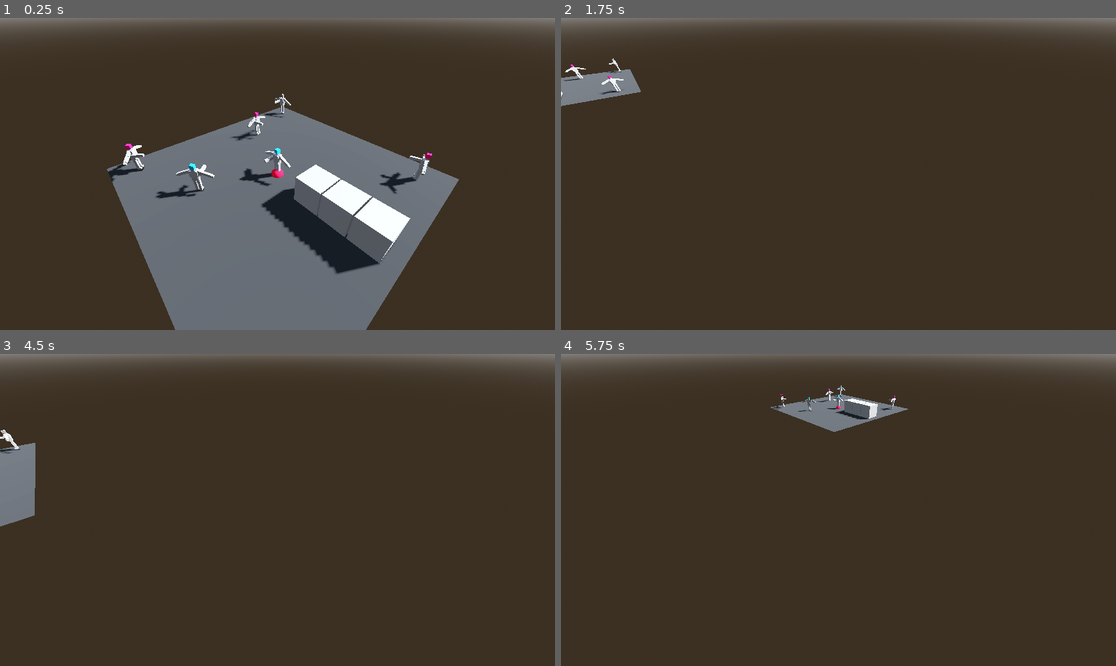
Above: before the commit, frames 1-4 (two rows, left to right).
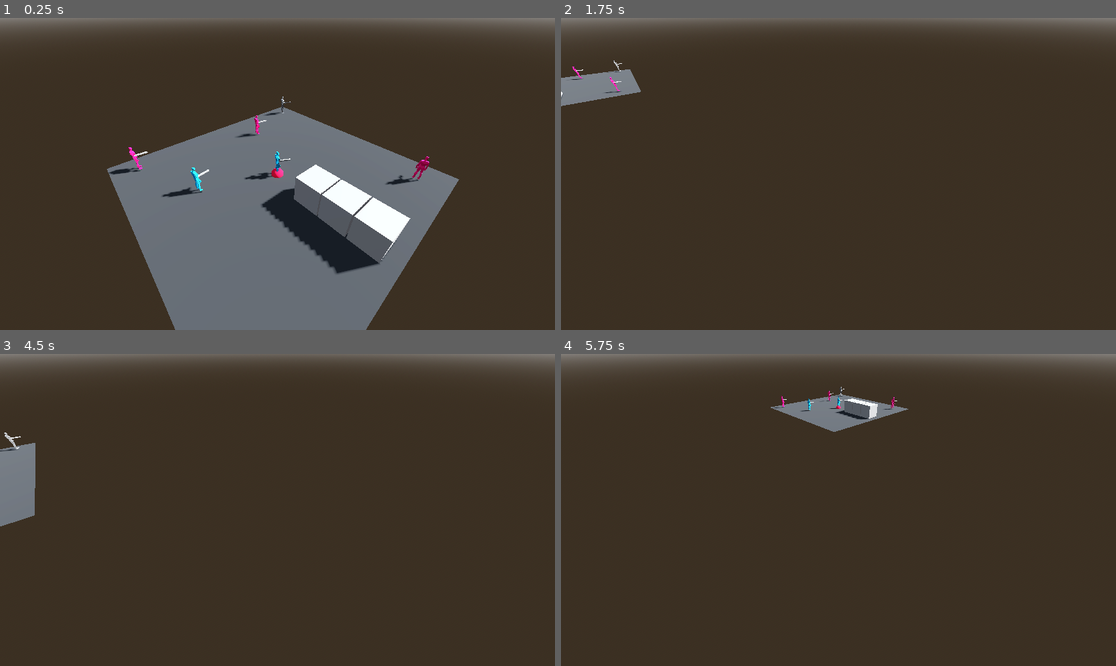
Above: after the commit, the same moments.

Repository: Nordtwig/metrotopia-combat
Game: Godot game, scene res://main.tscn
The game is run twice, just before and just after one commit, with the same random seed, the same clock (stepped at 60 frames per second) and the same inputs.
Inputs (mouse positions are in pixels of both pictures, inside the frame that each line leads up to):
- Up to frame 1 (0.25 s): no input
- Up to frame 2 (1.75 s): tap Enter (ui_accept) at 0.5, 0.77, 1.52 s; move the mouse to (960, 158) at 0.52 s; press the mouse at (960, 158) at 0.53 s; hold D (pan_right) 0.53-1.28 s; move the mouse to (727, 189) at 1.27 s; release the mouse at (727, 189) at 1.28 s; hold S (pan_backward) from 1.28 s (still down); right-click (727, 189) at 1.35 s
- Up to frame 3 (4.5 s): move the mouse to (333, 441) at 2.02 s; release S (pan_backward) at 2.03 s; hold D (pan_right) 2.03-2.78 s; hold Shift (shift_modifier) 2.03-2.78 s; move the mouse to (249, 572) at 2.77 s; hold W (pan_forward) 2.78-3.53 s; click (249, 572) at 2.85 s; tap Enter (ui_accept) at 3.02, 3.5, 3.77, 4.25 s; move the mouse to (444, 556) at 3.52 s; hold Right mouse button (right_click) 3.53-4.28 s; hold A (pan_left) from 3.53 s (still down); move the mouse to (111, 463) at 4.27 s; tap Shift (shift_modifier) at 4.35 s
- Up to frame 4 (5.75 s): tap Enter (ui_accept) at 4.52 s; move the mouse to (866, 510) at 5.02 s; release A (pan_left) at 5.03 s; press the mouse at (866, 510) at 5.03 s; hold S (pan_backward) from 5.03 s (still down)

The runs differ from the first frame. In frame 1, 1.4% of the frame differs, in the area x 19-78%, y 24-58%; in frame 2, 0.2%; in frame 3, less than 0.1%; in frame 4, 0.2%.

Commit message:
add humanoid model and animations, fix movement finished early return

Diff:
--- a/actor.gd
+++ b/actor.gd
@@ -27,9 +27,9 @@
 @onready var muzzle_marker: Marker3D = get_node("Rifle/MuzzleMarker")
 @onready var muzzle_raycast: RayCast3D = get_node("Rifle/RayCast3D")
 @onready var gun_cycle_timer: Timer = get_node("Rifle/GunCycleTimer")
-@onready var animation_player: AnimationPlayer = get_node("AnimationPlayer")
+@onready var anim_tree: AnimationTree = get_node("AnimationTree")
 @onready var hitbox_component: HitboxComponent = get_node("HitboxComponent")
-@onready var model_mesh: MeshInstance3D = get_node("Model/HeadMesh")
+@onready var model_mesh: MeshInstance3D = get_node("Model2/Armature/Skeleton3D/Cube")
 
 
 func _ready() -> void:
@@ -40,6 +40,7 @@
 
 	nav_agent.velocity_computed.connect(_on_velocity_computed)
 	gun_cycle_timer.timeout.connect(_on_gun_cycle_timer_timeout)
+	nav_agent.navigation_finished.connect(_on_navigation_finished)
 	Events.actor_died.connect(_on_actor_died)
 	Events.clickable_clicked.connect(_on_clickable_clicked)
 
@@ -68,6 +69,13 @@
 
 	if _target:
 		_face_target(delta)
+	else:
+		var position_2d: Vector2 = Vector2(global_position.x, global_position.z)
+		var target_position_2d: Vector2 = Vector2(nav_agent.get_next_path_position().x, nav_agent.get_next_path_position().z)
+		var direction_to_face = -(position_2d - target_position_2d)
+		rotation.y = lerp_angle(rotation.y, atan2(direction_to_face.x, direction_to_face.y), delta / 0.15)
+
+	anim_tree.set("parameters/BlendSpace1D/blend_position", velocity.length() / _movement_speed)
 
 	if nav_agent.is_navigation_finished():
 		return
@@ -78,6 +86,7 @@
 		nav_agent.set_velocity(new_velocity)
 	else:
 		_on_velocity_computed(new_velocity)
+
 
 
 func _face_target(delta: float) -> void:
@@ -123,7 +132,6 @@
 func _die() -> void:
 	if actor_state != STATE.DEAD:
 		actor_state = STATE.DEAD
-		animation_player.play("die")
 		Events.actor_died.emit(self)
 		velocity = Vector3.ZERO
 		$Rifle.visible = false
@@ -164,3 +172,7 @@
 
 	_set_selected_indicator(true)
 	Events.playable_actor_selected.emit(self)
+
+
+func _on_navigation_finished() -> void:
+	velocity = Vector3.ZERO
--- a/actor.tscn
+++ b/actor.tscn
@@ -1,9 +1,10 @@
-[gd_scene load_steps=25 format=3 uid="uid://c5kqo4s4wkjd5"]
+[gd_scene load_steps=17 format=3 uid="uid://c5kqo4s4wkjd5"]
 
 [ext_resource type="Script" path="res://actor.gd" id="1_myqgh"]
 [ext_resource type="PackedScene" uid="uid://dgrssvrpv4sjq" path="res://bullet.tscn" id="2_e0vk7"]
 [ext_resource type="PackedScene" uid="uid://cu880p0tpneo2" path="res://health_component.tscn" id="3_wcl3b"]
 [ext_resource type="PackedScene" uid="uid://bb4vjtpos5oxw" path="res://hitbox_component.tscn" id="4_jgko4"]
+[ext_resource type="PackedScene" uid="uid://bgcg1em7wn163" path="res://male_lowpoly.glb" id="5_nwcrx"]
 
 [sub_resource type="SphereShape3D" id="SphereShape3D_6g36a"]
 
@@ -11,200 +12,14 @@
 height = 1.25773
 
 [sub_resource type="CapsuleShape3D" id="CapsuleShape3D_ydqao"]
-height = 2.23203
+radius = 0.891218
+height = 1.89341
 
-[sub_resource type="BoxMesh" id="BoxMesh_64hak"]
-size = Vector3(0.3, 0.3, 0.3)
-
-[sub_resource type="BoxMesh" id="BoxMesh_vg2ed"]
-size = Vector3(0.2, 0.2, 0.2)
-
-[sub_resource type="BoxMesh" id="BoxMesh_e5rha"]
-size = Vector3(0.6, 0.5, 0.4)
-
-[sub_resource type="BoxMesh" id="BoxMesh_kvk35"]
-size = Vector3(0.45, 0.3, 0.37)
-
-[sub_resource type="BoxMesh" id="BoxMesh_jdkks"]
-size = Vector3(0.2, 0.5, 0.2)
-
-[sub_resource type="BoxMesh" id="BoxMesh_vpqsh"]
-size = Vector3(0.2, 0.5, 0.2)
-
-[sub_resource type="BoxMesh" id="BoxMesh_hp0ng"]
-size = Vector3(0.15, 0.18, 0.18)
-
-[sub_resource type="BoxMesh" id="BoxMesh_0nuhv"]
-size = Vector3(0.2, 0.4, 0.2)
-
-[sub_resource type="BoxMesh" id="BoxMesh_fbouc"]
-size = Vector3(0.2, 0.4, 0.2)
-
-[sub_resource type="BoxMesh" id="BoxMesh_pa4or"]
-size = Vector3(0.2, 0.15, 0.3)
+[sub_resource type="StandardMaterial3D" id="StandardMaterial3D_1guks"]
+albedo_color = Color(0.442895, 0.715395, 0.915309, 1)
 
 [sub_resource type="BoxMesh" id="BoxMesh_wsk55"]
-size = Vector3(0.2, 0.2, 1)
-
-[sub_resource type="Animation" id="Animation_l4ph3"]
-length = 0.001
-tracks/0/type = "value"
-tracks/0/imported = false
-tracks/0/enabled = true
-tracks/0/path = NodePath("Model/RightArm/RightArmUpperMesh:position")
-tracks/0/interp = 1
-tracks/0/loop_wrap = true
-tracks/0/keys = {
-"times": PackedFloat32Array(0),
-"transitions": PackedFloat32Array(1),
-"update": 0,
-"values": [Vector3(-0.225366, -0.104319, 0)]
-}
-tracks/1/type = "value"
-tracks/1/imported = false
-tracks/1/enabled = true
-tracks/1/path = NodePath("Model/RightArm/RightArmUpperMesh:rotation")
-tracks/1/interp = 1
-tracks/1/loop_wrap = true
-tracks/1/keys = {
-"times": PackedFloat32Array(0),
-"transitions": PackedFloat32Array(1),
-"update": 0,
-"values": [Vector3(0, 0, -1.19751)]
-}
-tracks/2/type = "value"
-tracks/2/imported = false
-tracks/2/enabled = true
-tracks/2/path = NodePath("Model/RightArm/RightArmLowerMesh:position")
-tracks/2/interp = 1
-tracks/2/loop_wrap = true
-tracks/2/keys = {
-"times": PackedFloat32Array(0),
-"transitions": PackedFloat32Array(1),
-"update": 0,
-"values": [Vector3(-0.698187, -0.285616, 0)]
-}
-tracks/3/type = "value"
-tracks/3/imported = false
-tracks/3/enabled = true
-tracks/3/path = NodePath("Model/RightArm/RightArmLowerMesh:rotation")
-tracks/3/interp = 1
-tracks/3/loop_wrap = true
-tracks/3/keys = {
-"times": PackedFloat32Array(0),
-"transitions": PackedFloat32Array(1),
-"update": 0,
-"values": [Vector3(0, 0, -1.19751)]
-}
-tracks/4/type = "value"
-tracks/4/imported = false
-tracks/4/enabled = true
-tracks/4/path = NodePath("Model/RightArm/RightHand:position")
-tracks/4/interp = 1
-tracks/4/loop_wrap = true
-tracks/4/keys = {
-"times": PackedFloat32Array(0),
-"transitions": PackedFloat32Array(1),
-"update": 0,
-"values": [Vector3(-1.00059, -0.410151, 0)]
-}
-tracks/5/type = "value"
-tracks/5/imported = false
-tracks/5/enabled = true
-tracks/5/path = NodePath("Model/RightArm/RightHand:rotation")
-tracks/5/interp = 1
-tracks/5/loop_wrap = true
-tracks/5/keys = {
-"times": PackedFloat32Array(0),
-"transitions": PackedFloat32Array(1),
-"update": 0,
-"values": [Vector3(0, 0, -1.19751)]
-}
-
-[sub_resource type="Animation" id="Animation_i633r"]
-resource_name = "die"
-
-[sub_resource type="Animation" id="Animation_mhh3g"]
-resource_name = "t_pose"
-tracks/0/type = "value"
-tracks/0/imported = false
-tracks/0/enabled = true
-tracks/0/path = NodePath("Model/RightArm/RightArmUpperMesh:position")
-tracks/0/interp = 1
-tracks/0/loop_wrap = true
-tracks/0/keys = {
-"times": PackedFloat32Array(0),
-"transitions": PackedFloat32Array(1),
-"update": 0,
-"values": [Vector3(-0.225366, -0.104319, 0)]
-}
-tracks/1/type = "value"
-tracks/1/imported = false
-tracks/1/enabled = true
-tracks/1/path = NodePath("Model/RightArm/RightArmUpperMesh:rotation")
-tracks/1/interp = 1
-tracks/1/loop_wrap = true
-tracks/1/keys = {
-"times": PackedFloat32Array(0),
-"transitions": PackedFloat32Array(1),
-"update": 0,
-"values": [Vector3(0, 0, -1.19751)]
-}
-tracks/2/type = "value"
-tracks/2/imported = false
-tracks/2/enabled = true
-tracks/2/path = NodePath("Model/RightArm/RightArmLowerMesh:position")
-tracks/2/interp = 1
-tracks/2/loop_wrap = true
-tracks/2/keys = {
-"times": PackedFloat32Array(0),
-"transitions": PackedFloat32Array(1),
-"update": 0,
-"values": [Vector3(-0.698187, -0.285616, 0)]
-}
-tracks/3/type = "value"
-tracks/3/imported = false
-tracks/3/enabled = true
-tracks/3/path = NodePath("Model/RightArm/RightArmLowerMesh:rotation")
-tracks/3/interp = 1
-tracks/3/loop_wrap = true
-tracks/3/keys = {
-"times": PackedFloat32Array(0),
-"transitions": PackedFloat32Array(1),
-"update": 0,
-"values": [Vector3(0, 0, -1.19751)]
-}
-tracks/4/type = "value"
-tracks/4/imported = false
-tracks/4/enabled = true
-tracks/4/path = NodePath("Model/RightArm/RightHand:position")
-tracks/4/interp = 1
-tracks/4/loop_wrap = true
-tracks/4/keys = {
-"times": PackedFloat32Array(0),
-"transitions": PackedFloat32Array(1),
-"update": 0,
-"values": [Vector3(-1.00059, -0.410151, 0)]
-}
-tracks/5/type = "value"
-tracks/5/imported = false
-tracks/5/enabled = true
-tracks/5/path = NodePath("Model/RightArm/RightHand:rotation")
-tracks/5/interp = 1
-tracks/5/loop_wrap = true
-tracks/5/keys = {
-"times": PackedFloat32Array(0),
-"transitions": PackedFloat32Array(1),
-"update": 0,
-"values": [Vector3(0, 0, -1.19751)]
-}
-
-[sub_resource type="AnimationLibrary" id="AnimationLibrary_i83m5"]
-_data = {
-"RESET": SubResource("Animation_l4ph3"),
-"die": SubResource("Animation_i633r"),
-"t_pose": SubResource("Animation_mhh3g")
-}
+size = Vector3(0.1, 0.1, 1)
 
 [sub_resource type="StandardMaterial3D" id="StandardMaterial3D_xemqo"]
 transparency = 1
@@ -216,16 +31,38 @@
 material = SubResource("StandardMaterial3D_xemqo")
 inner_radius = 0.875
 
+[sub_resource type="AnimationNodeAnimation" id="AnimationNodeAnimation_0g3hk"]
+animation = &"idle"
+
+[sub_resource type="AnimationNodeAnimation" id="AnimationNodeAnimation_out7m"]
+animation = &"run"
+
+[sub_resource type="AnimationNodeBlendSpace1D" id="AnimationNodeBlendSpace1D_oredb"]
+blend_point_0/node = SubResource("AnimationNodeAnimation_0g3hk")
+blend_point_0/pos = 0.0
+blend_point_1/node = SubResource("AnimationNodeAnimation_out7m")
+blend_point_1/pos = 1.0
+min_space = 0.0
+
+[sub_resource type="AnimationNodeBlendTree" id="AnimationNodeBlendTree_kr1sr"]
+graph_offset = Vector2(-350.465, 4.26295)
+nodes/BlendSpace1D/node = SubResource("AnimationNodeBlendSpace1D_oredb")
+nodes/BlendSpace1D/position = Vector2(-60, 140)
+node_connections = [&"output", 0, &"BlendSpace1D"]
+
 [node name="Actor" type="CharacterBody3D" groups=["actors"]]
 collision_layer = 2
 collision_mask = 3
 script = ExtResource("1_myqgh")
+_movement_speed = null
 _bullet_scene = ExtResource("2_e0vk7")
+actor_faction = null
+actor_state = null
 
 [node name="HealthComponent" parent="." instance=ExtResource("3_wcl3b")]
 
 [node name="HitboxComponent" parent="." node_paths=PackedStringArray("health_component") instance=ExtResource("4_jgko4")]
-collision_mask = 0
+collision_layer = 16
 health_component = NodePath("../HealthComponent")
 
 [node name="HeadHitboxCollisionShape" type="CollisionShape3D" parent="HitboxComponent"]
@@ -237,105 +74,42 @@
 shape = SubResource("CylinderShape3D_teoy4")
 
 [node name="NavigationAgent3D" type="NavigationAgent3D" parent="."]
+path_desired_distance = 0.5
+target_desired_distance = 0.6
 avoidance_enabled = true
 radius = 1.0
+debug_enabled = true
 
 [node name="CollisionShape3D" type="CollisionShape3D" parent="."]
-transform = Transform3D(1, 0, 0, 0, 1, 0, 0, 0, 1, 0, 1.13448, 0)
+transform = Transform3D(1, 0, 0, 0, 1, 0, 0, 0, 1, 0, 0.953258, 0)
 shape = SubResource("CapsuleShape3D_ydqao")
 
-[node name="Model" type="Node3D" parent="."]
+[node name="Model2" parent="." instance=ExtResource("5_nwcrx")]
 
-[node name="HeadMesh" type="MeshInstance3D" parent="Model"]
-transform = Transform3D(1, 0, 0, 0, 0.999979, 0.00647513, 0, -0.00647513, 0.999979, 0, 2.04693, 0)
-mesh = SubResource("BoxMesh_64hak")
+[node name="Skeleton3D" parent="Model2/Armature" index="0"]
+bones/0/position = Vector3(0, 1.01437, -1.53752e-09)
+bones/1/rotation = Quaternion(0.131738, 1.1817e-07, 1.57044e-08, 0.991285)
+bones/2/rotation = Quaternion(-0.00347768, -0.0174734, 0.99463, -0.101953)
+bones/4/rotation = Quaternion(0.0479055, 0.010316, 0.99771, -0.0466115)
+bones/4/scale = Vector3(1.00003, 1, 1)
+bones/5/rotation = Quaternion(-0.108516, 0.000120003, -0.00383166, 0.994087)
+bones/6/rotation = Quaternion(0.590189, 0.0261759, -0.0588715, 0.80469)
+bones/6/scale = Vector3(1.00001, 0.999999, 1)
+bones/7/rotation = Quaternion(0.00307607, -0.0174934, 0.995767, 0.0901843)
+bones/9/rotation = Quaternion(-0.0628829, 0.0108761, 0.996802, 0.0481046)
+bones/9/scale = Vector3(1.00003, 1, 1)
+bones/10/rotation = Quaternion(-0.108516, -0.000120007, 0.00383166, 0.994087)
+bones/11/rotation = Quaternion(0.58915, -0.0391948, 0.0664208, 0.804335)
+bones/11/scale = Vector3(1.00001, 0.999999, 1)
 
-[node name="NeckMesh" type="MeshInstance3D" parent="Model"]
-transform = Transform3D(1, 0, 0, 0, 0.999979, 0.00647513, 0, -0.00647513, 0.999979, 0, 1.83614, -0.0459267)
-mesh = SubResource("BoxMesh_vg2ed")
+[node name="Cube" parent="Model2/Armature/Skeleton3D" index="0"]
+surface_material_override/0 = SubResource("StandardMaterial3D_1guks")
 
-[node name="ChestMesh" type="MeshInstance3D" parent="Model"]
-transform = Transform3D(1, 0, 0, 0, 0.998879, -0.0473331, 0, 0.0473331, 0.998879, 0, 1.51775, 0)
-mesh = SubResource("BoxMesh_e5rha")
-
-[node name="GutMesh" type="MeshInstance3D" parent="Model"]
-transform = Transform3D(1, 0, 0, 0, 1, 0, 0, 0, 1, 0, 1.1196, 0)
-mesh = SubResource("BoxMesh_kvk35")
-
-[node name="RightArm" type="Node3D" parent="Model"]
-transform = Transform3D(1, 0, 0, 0, 1, 0, 0, 0, 1, -0.232064, 1.72554, 0)
-
-[node name="RightArmUpperMesh" type="MeshInstance3D" parent="Model/RightArm"]
-transform = Transform3D(0.364677, 0.931134, 0, -0.931134, 0.364677, 0, 0, 0, 1, -0.225366, -0.104319, 0)
-mesh = SubResource("BoxMesh_jdkks")
-skeleton = NodePath("../..")
-
-[node name="RightArmLowerMesh" type="MeshInstance3D" parent="Model/RightArm"]
-transform = Transform3D(0.364677, 0.931134, 0, -0.931134, 0.364677, 0, 0, 0, 1, -0.698187, -0.285616, 0)
-mesh = SubResource("BoxMesh_vpqsh")
-skeleton = NodePath("../..")
-
-[node name="RightHand" type="MeshInstance3D" parent="Model/RightArm"]
-transform = Transform3D(0.364677, 0.931134, 0, -0.931134, 0.364677, 0, 0, 0, 1, -1.00059, -0.410151, 0)
-mesh = SubResource("BoxMesh_hp0ng")
-skeleton = NodePath("../..")
-
-[node name="LeftArm" type="Node3D" parent="Model"]
-transform = Transform3D(-1, 0, -8.74228e-08, 0, 1, 0, 8.74228e-08, 0, -1, 0.232, 1.72579, 0)
-
-[node name="LeftArmUpperMesh" type="MeshInstance3D" parent="Model/LeftArm"]
-transform = Transform3D(0.364682, 0.931132, 0, -0.931132, 0.364682, 0, 0, 0, 1, -0.225366, -0.104319, 0)
-mesh = SubResource("BoxMesh_jdkks")
-skeleton = NodePath("../..")
-
-[node name="LeftArmLowerMesh" type="MeshInstance3D" parent="Model/LeftArm"]
-transform = Transform3D(0.364682, 0.931132, 0, -0.931132, 0.364682, 0, 0, 0, 1, -0.698187, -0.285616, 0)
-mesh = SubResource("BoxMesh_vpqsh")
-skeleton = NodePath("../..")
-
-[node name="LeftHand" type="MeshInstance3D" parent="Model/LeftArm"]
-transform = Transform3D(0.364682, 0.931132, 0, -0.931132, 0.364682, 0, 0, 0, 1, -1.00059, -0.410151, 0)
-mesh = SubResource("BoxMesh_hp0ng")
-skeleton = NodePath("../..")
-
-[node name="RightLeg" type="Node3D" parent="Model"]
-transform = Transform3D(1, 0, 0, 0, 1, 0, 0, 0, 1, -0.131645, 0.969054, 0)
-
-[node name="RightLegUpper" type="MeshInstance3D" parent="Model/RightLeg"]
-transform = Transform3D(1, 0, 0, 0, 1, 0, 0, 0, 1, -0.00332029, -0.204817, 0)
-mesh = SubResource("BoxMesh_0nuhv")
-skeleton = NodePath("../..")
-
-[node name="RightLegLower" type="MeshInstance3D" parent="Model/RightLeg"]
-transform = Transform3D(1, 0, 0, 0, 1, 0, 0, 0, 1, -0.00332029, -0.613203, 0)
-mesh = SubResource("BoxMesh_fbouc")
-skeleton = NodePath("../..")
-
-[node name="RightFoot" type="MeshInstance3D" parent="Model/RightLeg"]
-transform = Transform3D(1, 0, 0, 0, 1, 0, 0, 0, 1, -0.00332029, -0.892287, 0.0544878)
-mesh = SubResource("BoxMesh_pa4or")
-skeleton = NodePath("../..")
-
-[node name="LeftLeg" type="Node3D" parent="Model"]
-transform = Transform3D(1, 0, 0, 0, 1, 0, 0, 0, 1, 0.132, 0.968792, 0)
-
-[node name="LeftLegUpper" type="MeshInstance3D" parent="Model/LeftLeg"]
-transform = Transform3D(1, 0, 0, 0, 1, 0, 0, 0, 1, -0.00332029, -0.204817, 0)
-mesh = SubResource("BoxMesh_0nuhv")
-skeleton = NodePath("../..")
-
-[node name="LeftLegLower" type="MeshInstance3D" parent="Model/LeftLeg"]
-transform = Transform3D(1, 0, 0, 0, 1, 0, 0, 0, 1, -0.00332029, -0.613203, 0)
-mesh = SubResource("BoxMesh_fbouc")
-skeleton = NodePath("../..")
-
-[node name="LeftFoot" type="MeshInstance3D" parent="Model/LeftLeg"]
-transform = Transform3D(1, 0, 0, 0, 1, 0, 0, 0, 1, -0.00332029, -0.892287, 0.0544878)
-mesh = SubResource("BoxMesh_pa4or")
-skeleton = NodePath("../..")
+[node name="AnimationPlayer" parent="Model2" index="1"]
+autoplay = "idle"
 
 [node name="Rifle" type="MeshInstance3D" parent="."]
-transform = Transform3D(1, 0, 0, 0, 1, 0, 0, 0, 1, -0.325076, 1.40164, 0.469448)
+transform = Transform3D(1, 0, 0, 0, 1, 0, 0, 0, 1, -0.174918, 1.2571, 0.469448)
 mesh = SubResource("BoxMesh_wsk55")
 
 [node name="RayCast3D" type="RayCast3D" parent="Rifle"]
@@ -348,12 +122,15 @@
 
 [node name="GunCycleTimer" type="Timer" parent="Rifle"]
 
-[node name="AnimationPlayer" type="AnimationPlayer" parent="."]
-libraries = {
-"": SubResource("AnimationLibrary_i83m5")
-}
-
 [node name="SelectedIndicator" type="MeshInstance3D" parent="."]
 transform = Transform3D(1, 0, 0, 0, 0.365021, 0, 0, 0, 1, 0, 0.110674, 0)
 visible = false
 mesh = SubResource("TorusMesh_ycaxe")
+
+[node name="AnimationTree" type="AnimationTree" parent="."]
+root_node = NodePath("../Model2")
+tree_root = SubResource("AnimationNodeBlendTree_kr1sr")
+anim_player = NodePath("../Model2/AnimationPlayer")
+parameters/BlendSpace1D/blend_position = 0
+
+[editable path="Model2"]
--- a/bullet.tscn
+++ b/bullet.tscn
@@ -20,8 +20,7 @@
 radius = 0.164074
 
 [node name="Bullet" node_paths=PackedStringArray("hitscan_component") instance=ExtResource("1_nbh1a")]
-collision_layer = 4
-collision_mask = 7
+collision_mask = 5
 gravity_scale = 0.0
 script = ExtResource("2_7e8up")
 hitscan_component = NodePath("HitscanComponent")
@@ -35,7 +34,7 @@
 
 [node name="HitscanComponent" type="Area3D" parent="." index="2"]
 collision_layer = 4
-collision_mask = 2
+collision_mask = 16
 
 [node name="CollisionShape3D" type="CollisionShape3D" parent="HitscanComponent" index="0"]
 transform = Transform3D(1, 0, 0, 0, 1, 0, 0, 0, 1, 0, 0, -0.144481)
--- a/project.godot
+++ b/project.godot
@@ -65,3 +65,4 @@
 3d_physics/layer_2="actors"
 3d_physics/layer_3="projectiles"
 3d_physics/layer_4="obstacles"
+3d_physics/layer_5="hitboxes"
--- a/projectile.tscn
+++ b/projectile.tscn
@@ -1,5 +1,7 @@
 [gd_scene format=3 uid="uid://d3qt77slbpjhv"]
 
 [node name="Projectile" type="RigidBody3D"]
+collision_layer = 4
+collision_mask = 21
 
 [node name="CollisionShape3D" type="CollisionShape3D" parent="."]
Binary file added: male_lowpoly.glb
Not shown, added: male_lowpoly.glb.import
